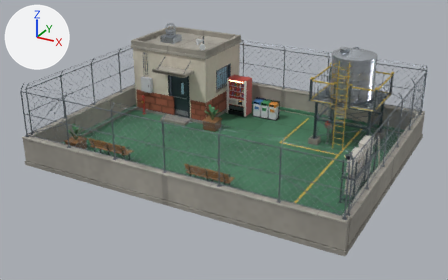
Before and after pictures for a commit that changed the glTF model apps/web/public/assets/3d/environments/hero-v1/kr_school_rooftop_hero-mobile.glb.
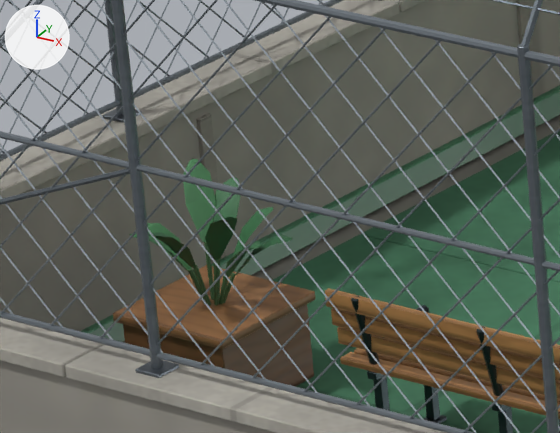
The first picture shows the older version from a 50 mm camera at (11.69, -22.11, 11.46) aimed at (-0.06, -0.76, 0.79). The close-ups show the older and then the newer version on the part from 11% to 26% of the width and 37% to 55% of the height of that picture. Only the edits that show in the close-ups are written down. Arrows for +X, +Y and +Z are at upper left; the lights stay in place. Where no turn or scale is listed for an object, it has been applied to the vertices. Vertices at exactly the same position are counted once.

The first close-up shows 'BG_Cutaway_Front', 'BG_Furnishings', 'BG_Shell_Fixed'.
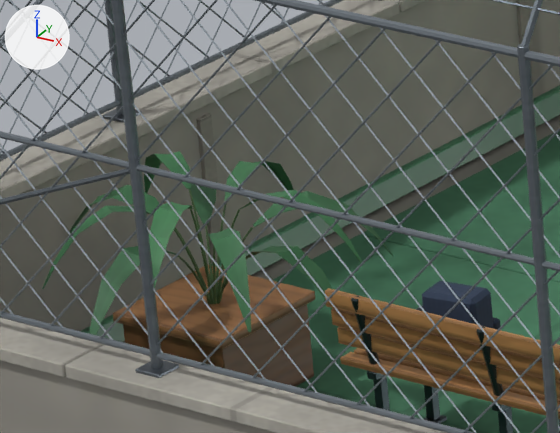
Where the newer file only moved an object's origin or applied its transform, the numbers keep the older frame.

Edits to the scene script, one JSON object a line:
```json
{"block": "me_bg_furnishings", "where": "# used by ob_bg_furnishings; location = (0.306, -0.232, 2.346)"}
{"op": "remove", "block": "me_bg_furnishings", "code": "me_bg_furnishings.from_pydata(...)  # 14876 vertices, 27780 faces; spans x -6.54..6.54, y -4.7..4.7, z -2.15..2.15"}
{"op": "add", "block": "me_bg_furnishings", "code": "me_bg_furnishings.from_pydata(...)  # 16216 vertices, 30412 faces; spans x -7.03..6.54, y -4.7..4.7, z -2.15..2.15"}
{"block": "me_bg_furnishings", "change": "me_bg_furnishings part 1: the loose piece of 12 vertices spanning x -6.24..-6.17, y -3.31..-3.24, z -1.72..-1.4 is rebuilt with 42 vertices and now spans x -6.32..-6.16, y -3.32..-3.23, z -1.7..-1.14"}
{"block": "me_bg_furnishings", "change": "me_bg_furnishings part 2: 58 vertices moved from x -6.37..-5.95, y -3.54..-3.09, z -1.74..-1.4 to x -6.36..-5.94, y -3.54..-3.09, z -1.81..-1.4; 308 vertices removed from x -6.54..-3.43, y -3.76..-2.99, z -1.74..-1.06; 1012 vertices added at x -7.03..-3.43, y -4.23..-2.48, z -1.74..-0.99"}
{"block": "me_bg_furnishings", "change": "other edits to the shape of me_bg_furnishings do not show in these pictures"}
```

Boxes [x1, y1, x2, y2] around the edits, measured in the close-ups (560 x 433 px):
```json
{"object": "BG_Furnishings", "change": "reshaped", "before": [113, 159, 560, 433], "after": [42, 151, 560, 433]}
{"part": 1, "of": "me_bg_furnishings", "change": "rebuilt", "before": [204, 242, 214, 300], "after": [189, 190, 213, 294], "on screen": "127% wider, 78% taller"}
{"part": 2, "of": "me_bg_furnishings", "change": "built on", "before": [129, 159, 428, 308], "after": [42, 151, 501, 335]}
```
